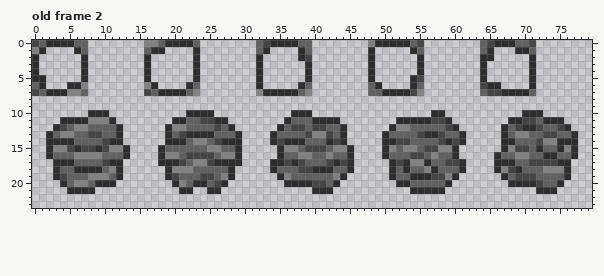
One commit to this pixel-art file: AnTiVegetation/graphics/grass.ase. Above, as it was before the edit.
80x24 pixels, 7 frames. Shown: old frame 2. The commit also changed other frames, which this record leaves out.
And afterwards:
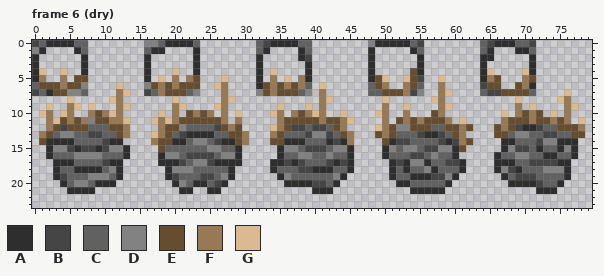
Palette (. is transparent): A #2e2e2e  B #454545  C #616161  D #828282  E #664d2f  F #987956  G #dbb991
A new or re-ordered frame is compared with the old frame closest to it.
The edit:
frames 7 -> 9
layer "mossy" now shown
Frame 6 (dry) is new; against old frame 2, layer "mossy":
y 4: x 1 . -> G; x 4 . -> G; x 20 . -> G; x 34 . -> G; x 54 . -> E; x 65 . -> G; x 70 . -> G
y 5: x 1 A -> F; x 4 . -> F; x 6..7 .A -> EE; x 18 . -> G; x 20 . -> F; x 22..23 .A -> FE; x 27 . -> G; x 34 . -> F; x 36 . -> G; x 38 . -> F; x 49..50 .. -> EG; x 53..54 .A -> GE; x 58 . -> G; x 65..66 .. -> FE; x 70..71 .A -> FE
y 6: x 1..6 A...AA -> EEEFEE; x 12 . -> G; x 17..23 A....AC -> EFEFEEE; x 26..27 .. -> GF; x 33..38 .....A -> EFEFEF; x 41 . -> G; x 49..50 A. -> EF; x 53..54 .A -> FE; x 58 . -> F; x 65..66 AA -> EE; x 69..70 .. -> EF
y 7: x 3..4 AA -> EE; x 12..13 .. -> FG; x 18..21 AAAA -> FEEE; x 27 . -> F; x 33..37 AAAAA -> EFEEE; x 41 . -> F; x 50..53 AAAA -> EEEF; x 58..59 .. -> FG; x 67..70 AAAA -> EEEE; x 76 . -> G
y 8: x 5 . -> G; x 11..12 .. -> GF; x 20 . -> G; x 27..28 .. -> FG; x 41..42 .. -> FG; x 50 . -> G; x 57..58 .. -> GF; x 69 . -> G; x 75..76 .. -> GF
y 9: x 2 . -> G; x 5..6 .. -> FG; x 8 . -> G; x 12..13 .. -> FG; x 20..21 .. -> FG; x 26..27 .. -> GF; x 35 . -> G; x 39 . -> G; x 41 . -> F; x 50 . -> F; x 53 . -> G; x 58..59 .. -> FG; x 69 . -> F; x 71 . -> G; x 76..77 .. -> FG
y 10: x 1..2 .. -> GF; x 4..5 .. -> GF; x 8..12 AAA.. -> FEFGF; x 18 . -> G; x 20 . -> F; x 22..25 AAAA -> EFEF; x 27 . -> F; x 29 . -> G; x 34..35 .. -> GF; x 37..41 AAA.. -> FEFGF; x 44 . -> G; x 49..50 .. -> GF; x 53 . -> F; x 57..58 AA -> EF; x 67 . -> G; x 69..72 .AAA -> FEFE; x 74 . -> G; x 76 . -> F
y 11: x 2..7 ..AAAA -> FGEFEF; x 9..13 DDA.. -> EEFFG; x 17..27 ...AACCBBAA -> GFGFEEEEEEF; x 29 . -> F; x 35..45 .ACCCAAAA.. -> FEEEEEFEEFG; x 50 . -> F; x 52..59 AAAAABBA -> EFEFEEEF; x 61 . -> G; x 67..76 .AABBCAAA. -> FEEEFEEFEF; x 78 . -> G
y 12: x 2..3 .A -> FE; x 5..7 CDD -> EEE; x 11..13 CA. -> EEF; x 18..20 .AD -> FEE; x 27..29 CA. -> EFE; x 34..36 .AC -> GFE; x 43..44 CA -> EF; x 49..51 ..A -> GFE; x 54..56 CCC -> EEE; x 59..62 BA.. -> EEFE; x 66..68 .AC -> EFE; x 75..78 BA.. -> EEEF
y 13: x 1..2 .A -> FE; x 12..13 A. -> EF; x 17..19 ..A -> GFE; x 28..30 CA. -> EEF; x 34..35 AC -> FE; x 44..45 A. -> EF; x 49..51 .AC -> EFE; x 60..61 CA -> EF; x 66..67 .A -> EE; x 77..78 A. -> EE
y 14: x 1 . -> E; x 17..19 ..A -> FEE; x 29..30 A. -> EF; x 34..35 AB -> EE; x 45 . -> F; x 50 A -> E; x 61..62 A. -> FE
y 15: x 18 A -> E; x 61 . -> E
Boxes around the changes in both pictures, in picture pixels (x1, y1, x2, y2):
changed: (39, 68, 585, 152)
